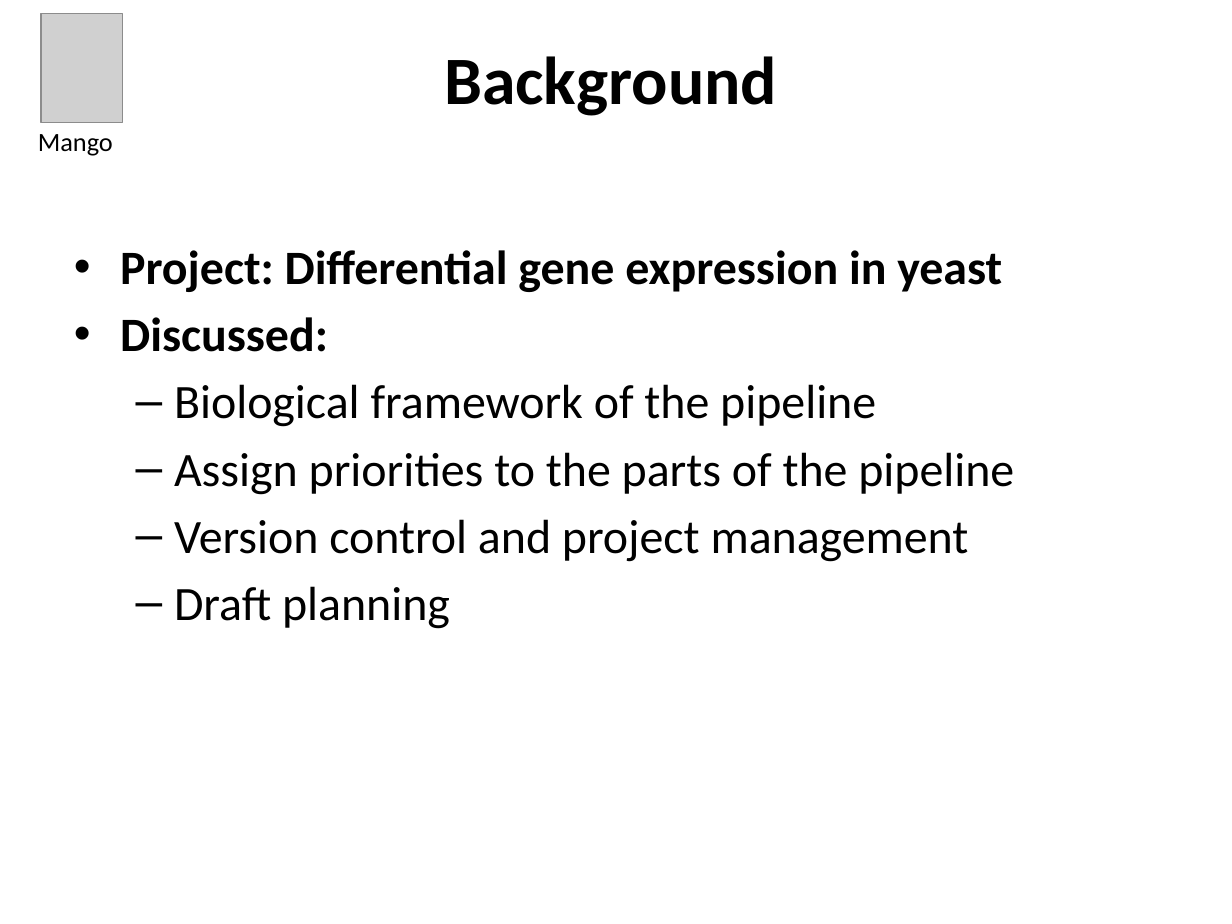
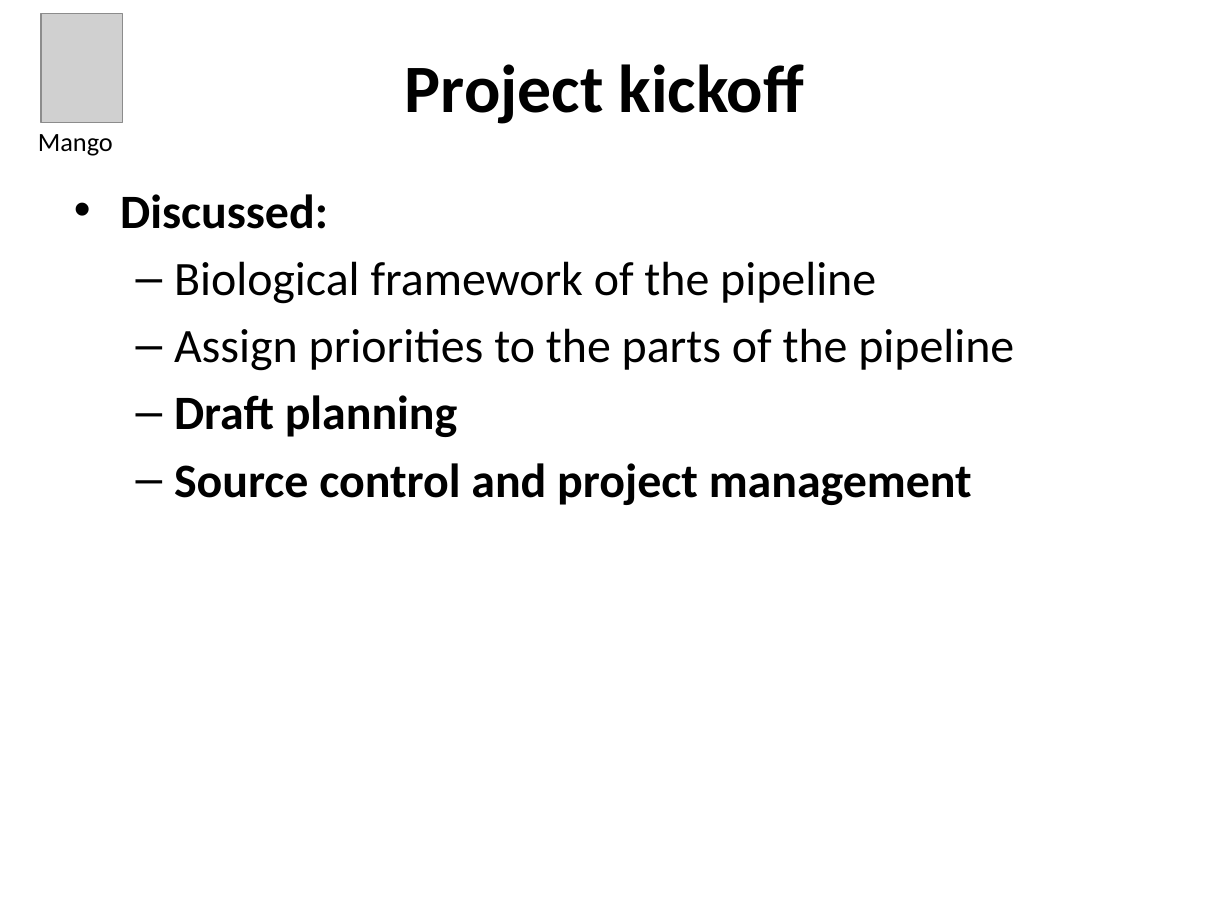
Before and after one commit to Bioinformatics-Mango/Bioinformatics, a slide deck: slide 7 of Presentations/Projectplan - planning and progress.pptx (slide 6 before the commit). Drawn at 1232x924 pixels with LibreOffice and Linux fonts; fonts in the diff are those of the drawing; grey boxes stand for pictures. Boxes give left, top, right and bottom in pixels: in the first picture for what was removed or moved away, otherwise in the second. Text is boxed around its words. In the diff, an @@ line names an element or a change of style, - is before the commit and + after.

```diff
--- a/Presentations/Projectplan - planning and progress.pptx
+++ b/Presentations/Projectplan - planning and progress.pptx
@@ title at [405, 64, 804, 124]: text changed @@
-Background
+Project kickoff
@@ text "Discussed:": place and size @@
-text "Discussed:" at [120, 250, 1014, 629]
+text "Discussed:" at [120, 194, 1014, 505]
@@ text at [120, 250, 1002, 292]: paragraph removed @@
-• Project: Differential gene expression in yeast
@@ text at [174, 395, 458, 437]: bold on in "Draft planning" @@
@@ text at [174, 463, 972, 505]: paragraph added @@
+  – Source control and project management
@@ text at [174, 519, 969, 562]: paragraph removed @@
-  – Version control and project management
```
Also in this commit, not shown: 2 other slides changed, 1 slide added.
